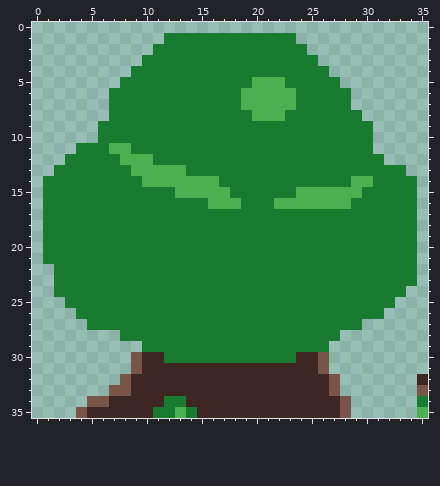
Pixel-art sprite -- sprites/Spr_Tree_06/layers/3ba91657-11fb-46d1-bee7-a379c779a880/8ea03aa8-e484-4b39-b8f0-a19fc519afff.png. This is how it looked before the edit.
The file is 36x36 pixels.
Now the later version:
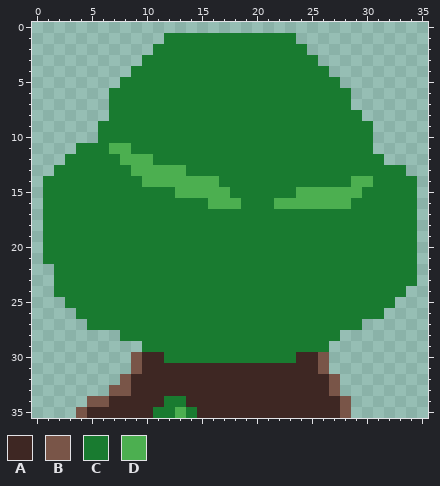
Palette (. is transparent): A #3e2723  B #795548  C #197b30  D #4caf50
From old to new:
y 5: x 20..22 DDD -> CCC
y 6..7: x 19..23 DDDDD -> CCCCC
y 8: x 20..22 DDD -> CCC
y 32: x 35 A -> .
y 33: x 35 B -> .
y 34: x 35 C -> .
y 35: x 35 D -> .
Boxes around the changes in both pictures, in picture pixels (x1, y1, x2, y2):
changed: (241, 77, 296, 121)
erased: (417, 374, 428, 418)
